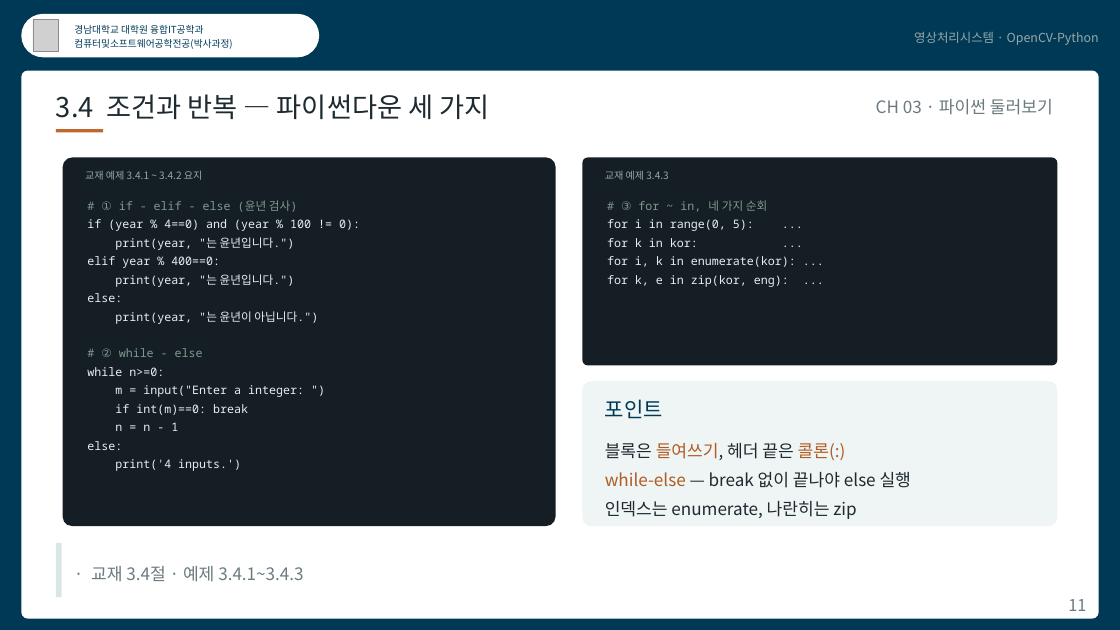
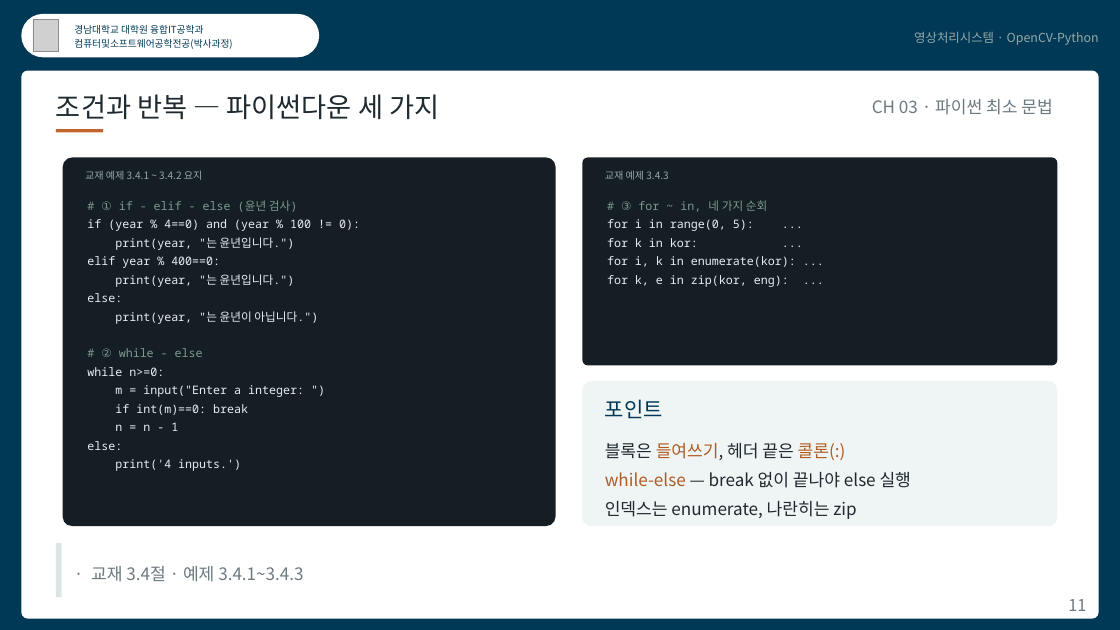
Before and after one commit to kkiimmiinn/cs-study-lab, a slide deck: slide 11 of ips/영상처리시스템_CH03.pptx. Drawn at 1120x630 pixels with LibreOffice and Linux fonts; fonts in the diff are those of the drawing; grey boxes stand for pictures. Boxes give left, top, right and bottom in pixels: in the first picture for what was removed or moved away, otherwise in the second. Text is boxed around its words. In the diff, an @@ line names an element or a change of style, - is before the commit and + after.

```diff
--- a/ips/영상처리시스템_CH03.pptx
+++ b/ips/영상처리시스템_CH03.pptx
@@ text at <box>56,94,439,119</box>: text changed @@
-3.4 조건과 반복 — 파이썬다운 세 가지
+조건과 반복 — 파이썬다운 세 가지
@@ text at <box>872,99,1052,115</box>: text changed @@
-CH 03 · 파이썬 둘러보기
+CH 03 · 파이썬 최소 문법
```
Also in this commit, not shown: 14 other slides changed, 51 other files.
